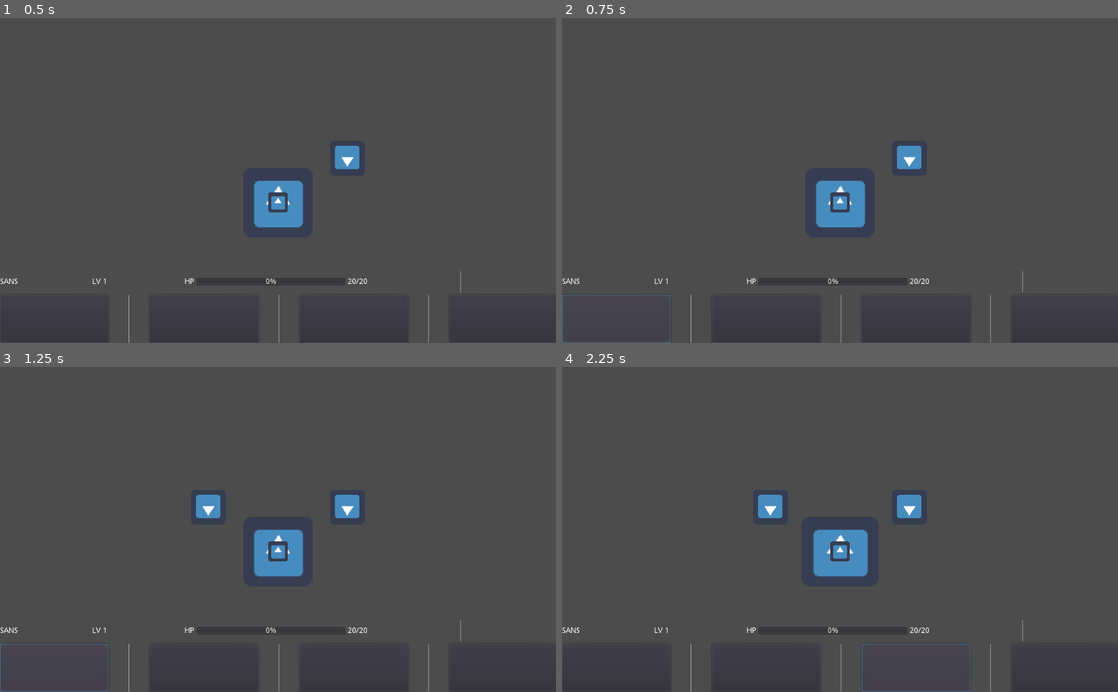
Above: before the commit, frames 1-4 (two rows, left to right).
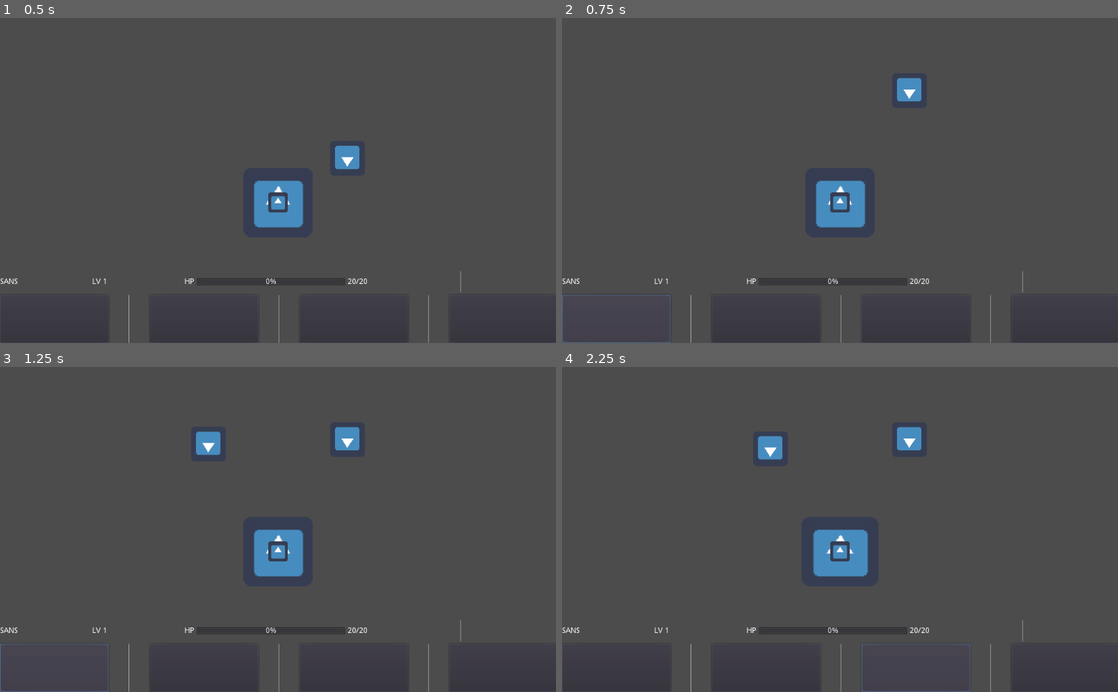
Above: after the commit, the same moments.

Repository: PanquecaFuriosa/minijuego_DELU
Game: Godot game, scene res://Fightscene.tscn
Two runs of this game, one before a commit and one after it. Both use one fixed random seed, a clock stepped at 60 frames per second and the inputs below. This scene is started directly instead of the project's main scene. The engine's default icon, where the game draws it, is replaced by a stand-in: a white triangle on a blue panel in a dark square.
Inputs (mouse positions are in pixels of both pictures, inside the frame that each line leads up to):
- Up to frame 1 (0.5 s): no input
- Up to frame 2 (0.75 s): click (617, 320) at 0.5 s
- Up to frame 3 (1.25 s): no input
- Up to frame 4 (2.25 s): click (767, 669) at 1.25 s; click (917, 669) at 2 s

Frame 1 is identical in both runs. In frame 2, 0.6% of the frame differs, in the area x 60-65%, y 18-47%; in frame 3, 1.3%; in frame 4, 1.3%, in the area x 35-65%, y 18-47%.

Commit message:
Change files

Diff:
--- a/Mini_Undertale/Spawner.gd
+++ b/Mini_Undertale/Spawner.gd
@@ -6,6 +6,7 @@
 	#Instancing the projectile
 	var proj = projectile.instance()
 	scene.add_child(proj)
+	proj.elegir_trayectoria()
 
 	#Setting position
 	proj.position = get_global_position()
